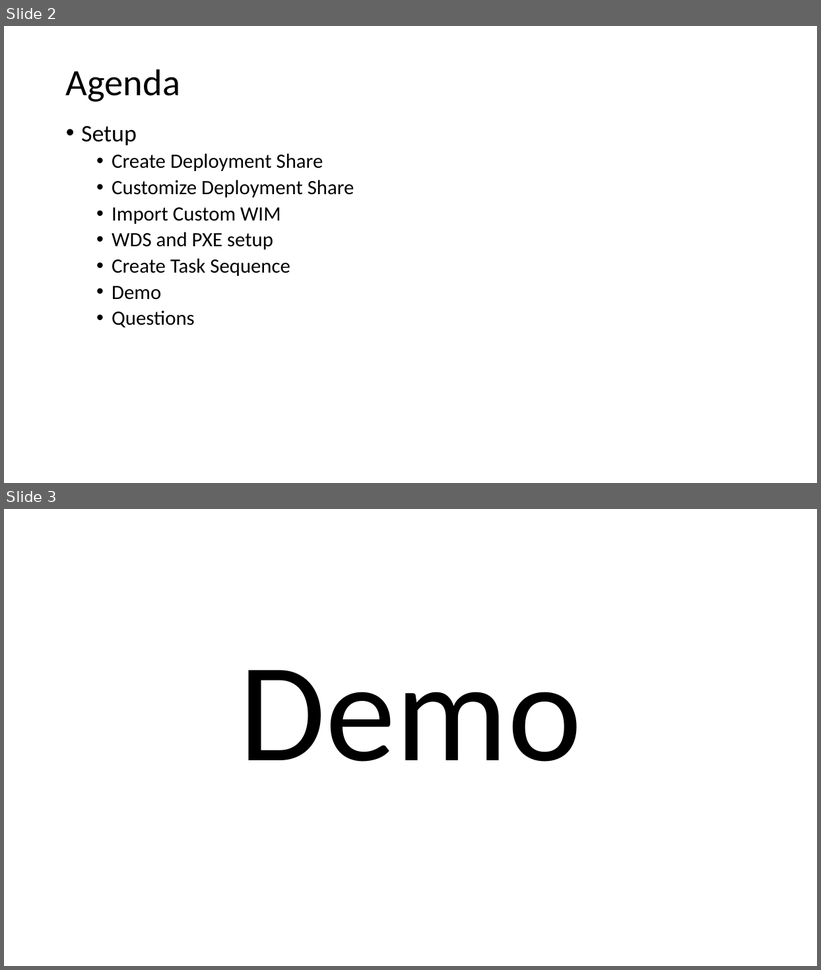
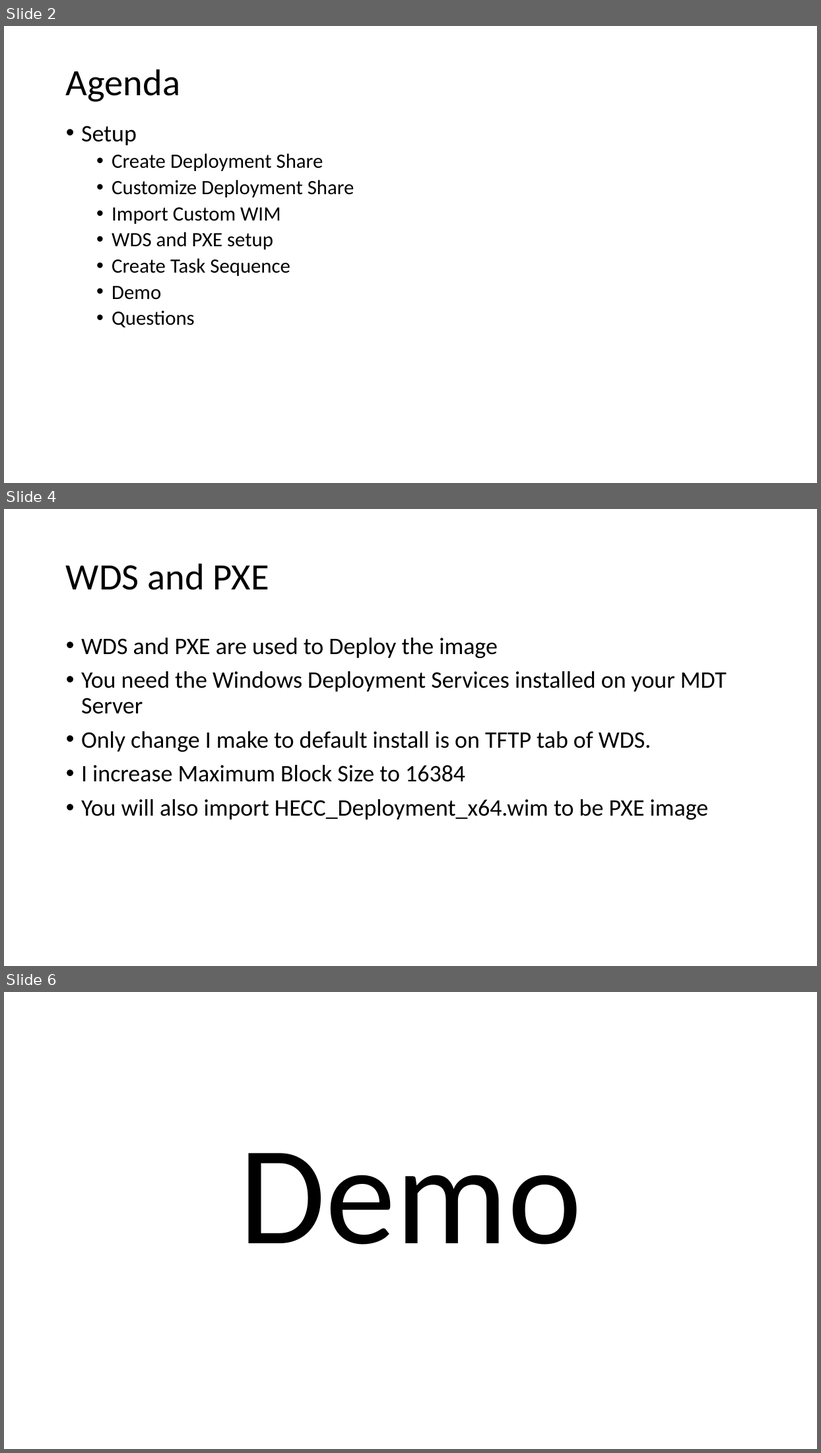
Before and after one commit to fydexx/HECC-2018, a slide deck: Part_02/Section01.pptx. Shown one above the other, each under a label of ours: slides 2 and 3 before the commit, slides 2, 4 and 6 after it; the slides between them are not shown. The pictures are 821x970 and 821x1453 pixels, drawn with LibreOffice and Linux fonts; fonts in the diff are those of the drawing. Boxes give left, top, right and bottom in pixels: in the first picture for what was removed or moved away, otherwise in the second. Text is boxed around its words. In the diff, an @@ line names an element or a change of style, - is before the commit and + after.

```diff
--- a/Part_02/Section01.pptx
+++ b/Part_02/Section01.pptx
@@ slide 4 added at (4, 509, 817, 966), background #FFFFFF @@
@@ title added at (66, 563, 269, 590), 44 pt, text #000000 @@
+WDS and PXE
@@ text added at (81, 638, 727, 820), 28 pt, text #000000 @@
+• WDS and PXE are used to Deploy the image
+• You need the Windows Deployment Services installed on your MDT Server
+• Only change I make to default install is on TFTP tab of WDS.
+• I increase Maximum Block Size to 16384
+• You will also import HECC_Deployment_x64.wim to be PXE image
@@ what was slide 3 is now slide 6 @@
```
Also in this commit, not shown: 2 other slides added.
